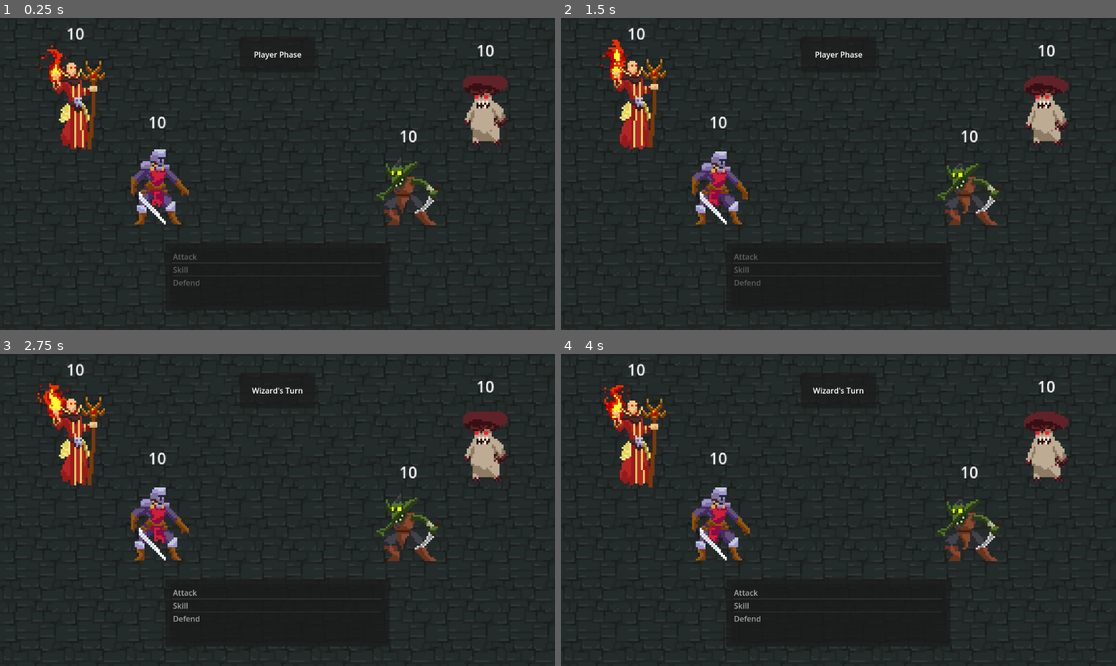
Above: before the commit, frames 1-4 (two rows, left to right).
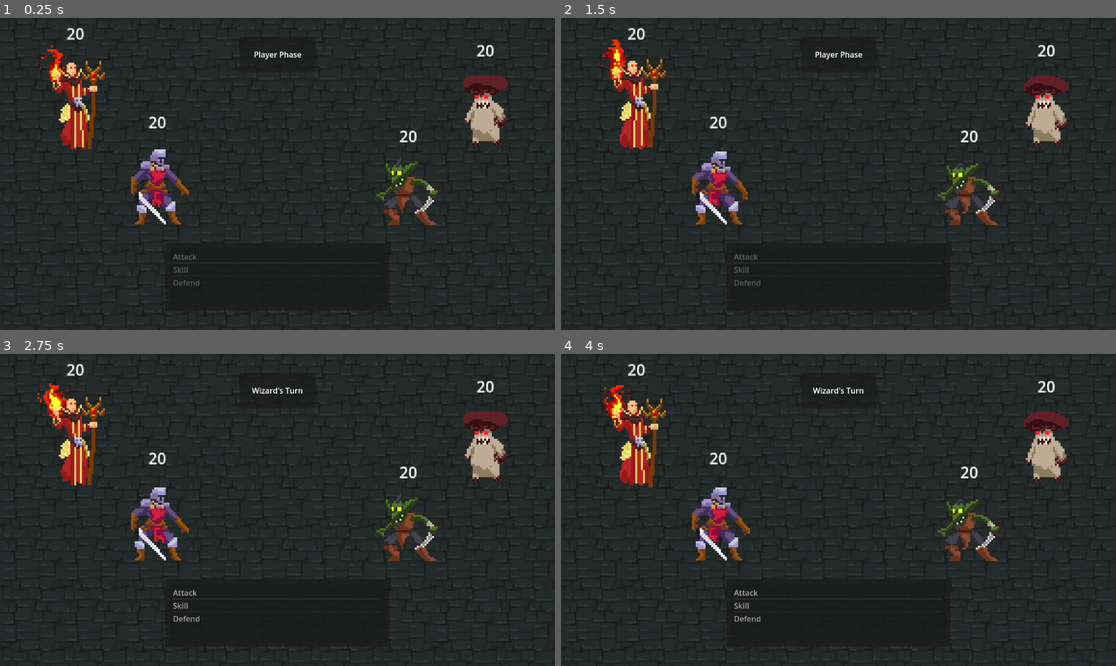
Above: after the commit, the same moments.

Repository: cheskya/ISCS3014-Project4
Game: Godot game, scene res://scenes/game.tscn
Same seed, same stepped clock (60 frames per second), same inputs: the game is played once before the commit and once after it.
Inputs:
- Up to frame 1 (0.25 s): no input
- Up to frame 2 (1.5 s): no input
- Up to frame 3 (2.75 s): no input
- Up to frame 4 (4 s): no input

The runs differ from the first frame. In frame 1, 0.1% of the frame differs, in the area x 12-88%, y 3-40%; in frame 2, 0.1%; in frame 3, 0.1%; in frame 4, 0.1%.

Commit message:
Broken code

Diff:
--- a/scenes/enemy_goblin.gd
+++ b/scenes/enemy_goblin.gd
@@ -4,7 +4,7 @@
 @onready var health_label = $HealthLabel
 @onready var game = $".."
 
-var health = 10
+var health = 20
 
 signal move_done(data)
 
@@ -32,3 +32,8 @@
 
 	await get_tree().create_timer(2.0).timeout
 	emit_signal("move_done", move_name)
+
+
+func deplete_health(amt: int):
+	health -= amt
+	health_label.text = str(health)
--- a/scenes/enemy_mushroom.gd
+++ b/scenes/enemy_mushroom.gd
@@ -4,7 +4,7 @@
 @onready var health_label = $HealthLabel
 @onready var game = $".."
 
-var health = 10
+var health = 20
 
 signal move_done(data)
 
@@ -32,3 +32,8 @@
 
 	await get_tree().create_timer(1.0).timeout
 	emit_signal("move_done", move_name)
+
+
+func deplete_health(amt: int):
+	health -= amt
+	health_label.text = str(health)
--- a/scenes/game.gd
+++ b/scenes/game.gd
@@ -43,8 +43,23 @@
 
 
 	for move in player_moves:
-		if move[2] != null:
-			ui.change_action_log(move[0] + " did " + move[1] + " to " + move[2])
+		var player_name = move[0]
+		var player_action = move[1]
+		var player_target = move[2]
+		if player_target != null:
+			ui.change_action_log(player_name + " did " + player_action + " to " + player_target)
+			# calculate damage here
+			var action_info = find_child(player_name).get_action_info(player_action)
+			if "Uses" in action_info and action_info["Uses"] < 0:
+				pass
+			if action_info["Target"] == 1:
+				find_child(player_target).deplete_health(action_info["Damage"])
+			else:
+				for enemy in get_tree().get_nodes_in_group("enemy"):
+					enemy.deplete_health(action_info["Damage"])
+			if action_info.has("Uses"):
+				action_info["Uses"] -= 1
+
 		else:
 			ui.change_action_log(move[0] + " did " + move[1])
 		await get_tree().create_timer(2.0).timeout
--- a/scenes/player_knight.gd
+++ b/scenes/player_knight.gd
@@ -7,10 +7,27 @@
 signal move_done
 signal move_wait
 
-var attacks = ["Slash", "Spin Attack"]
-var skills = ["Wind Slash"]
+var actions = {
+	"Attack": {
+		"Slash": {
+			"Damage": 3,
+			"Target": 1,
+		},
+		"Spin Attack": {
+			"Damage": 1,
+			"Target": 2
+		},
+	},
+	"Skill": {
+		"Wind Slash": {
+			"Damage": 5,
+			"Target": 1,
+			"Uses": 2,
+		},
+	}
+}
 
-var health = 10
+var health = 20
 
 
 func _ready():
@@ -35,8 +52,33 @@
 
 
 func get_attacks():
-	return attacks
+	return actions["Attack"]
 
 
 func get_skills():
-	return skills
+	return actions["Skill"]
+
+
+func get_attack_info(attack: String):
+	return actions["Attack"][attack]
+
+
+func get_skill_info(skill: String):
+	return actions["Skill"][skill]
+
+
+func get_action_info(action: String):
+	print(action)
+	var action_info
+	if action in actions["Attack"]:
+		action_info = get_attack_info(action)
+	elif action in actions["Skill"]:
+		action_info = get_skill_info(action)
+	else:
+		action_info = null
+	return action_info
+
+
+func deplete_health(amt: int):
+	health -= amt
+	health_label.text = str(health)
--- a/scenes/player_wizard.gd
+++ b/scenes/player_wizard.gd
@@ -7,10 +7,28 @@
 signal move_done
 signal move_wait
 
-var attacks = ["Bonk"]
-var skills = ["Lightning", "Acid"]
+var actions = {
+	"Attack": {
+		"Bonk": {
+			"Damage": 2,
+			"Target": 1,
+		},
+	},
+	"Skill": {
+		"Lightning": {
+			"Damage": 8,
+			"Target": 1,
+			"Uses": 3,
+		},
+		"Acid": {
+			"Damage": 2,
+			"Target": 1,
+			"Uses": 3,
+		},
+	}
+}
 
-var health = 10
+var health = 20
 
 
 func _ready():
@@ -35,8 +53,33 @@
 
 
 func get_attacks():
-	return attacks
+	return actions["Attack"]
 
 
 func get_skills():
-	return skills
+	return actions["Skill"]
+
+
+func get_attack_info(attack: String):
+	return actions["Attack"][attack]
+
+
+func get_skill_info(skill: String):
+	return actions["Skill"][skill]
+
+
+func get_action_info(action: String):
+	print(action)
+	var action_info
+	if action in actions["Attack"]:
+		action_info = get_attack_info(action)
+	elif action in actions["Skill"]:
+		action_info = get_skill_info(action)
+	else:
+		action_info = null
+	return action_info
+
+
+func deplete_health(amt: int):
+	health -= amt
+	health_label.text = str(health)
--- a/scenes/ui.gd
+++ b/scenes/ui.gd
@@ -14,6 +14,7 @@
 var current_action : String
 var current_target : String
 var current_list : Node
+var enemy_snapshot : Array
 
 # Called when the node enters the scene tree for the first time.
 func _ready() -> void:
@@ -22,8 +23,10 @@
 	hide_menu(enemy_list)
 	action_log.hide()
 	show_menu(action_list)
+	enemy_snapshot.append(null)
 	for node in get_tree().get_nodes_in_group("enemy"):
 		enemy_list.add_item(node.name)
+		enemy_snapshot.append(node)
 
 
 # Called every frame. 'delta' is the elapsed time since the previous frame.
@@ -93,14 +96,14 @@
 	pass
 
 
-func change_attack_list(list: Array):
+func change_attack_list(list: Dictionary):
 	attack_list.clear()
 	attack_list.add_item("Back to Actions")
 	for attack in list:
 		attack_list.add_item(attack)
 
 
-func change_skills_list(list: Array):
+func change_skills_list(list: Dictionary):
 	skills_list.clear()
 	skills_list.add_item("Back to Actions")
 	for skill in list:
